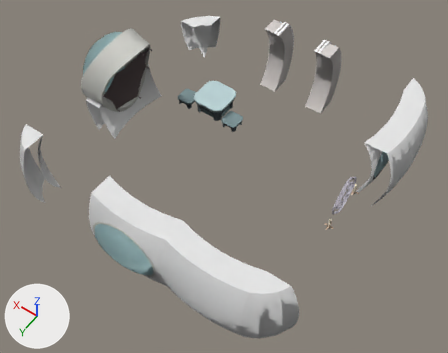
What one commit did to the glTF model www/models/lba2/iso_scenes/117.glb.
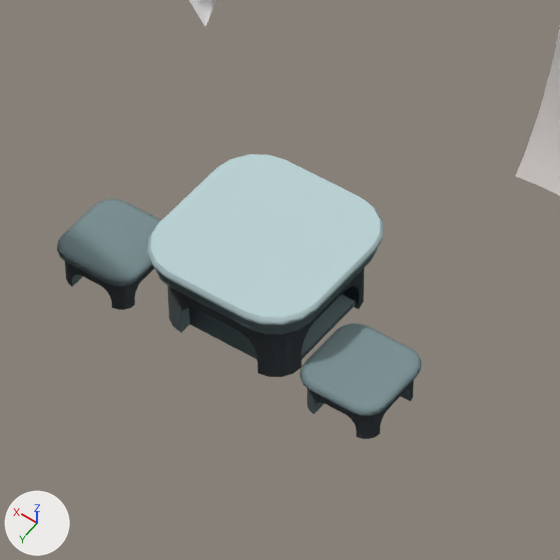
Each version appears first whole from a 50 mm lens placed at (26.43, -15.44, 26.48), pointed at (37.2, -30.52, 2.78), and next in a close-up on the part from 37% to 60% of the width and 15% to 44% of the height. The lights are fixed; the arrows at lower left show +X, +Y and +Z. Where no turn or scale is listed for an object, it has been applied to the vertices. Vertices at the same position are counted once.

In view in the first close-up: 'colored'.
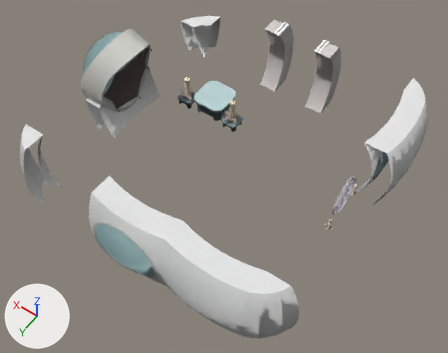
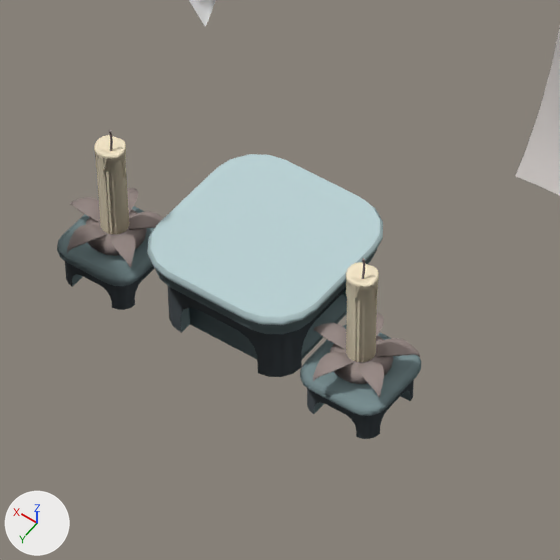
Boxes (x1, y1, x2, y2) around the edits, measured in the close-ups (560 x 560 px):
part 1 of me_mesh_0, added
    after: (67, 130, 420, 398)

The change in detail:
me_mesh_0 is used by ob_colored; location (0.0, 0.0, 0.0).
me_mesh_0 had 6778 vertices, 12821 faces and spanned x 31.2..45.9, y -39.9..-24.2, z 1.5..6.8.
me_mesh_0 now has 8408 vertices, 15769 faces and spans x 31.2..45.9, y -39.9..-24.2, z 1.5..6.8.
me_mesh_0 part 1: 1630 vertices added at x 39.0..43.1, y -35.0..-34.0, z 2.0..3.4.
